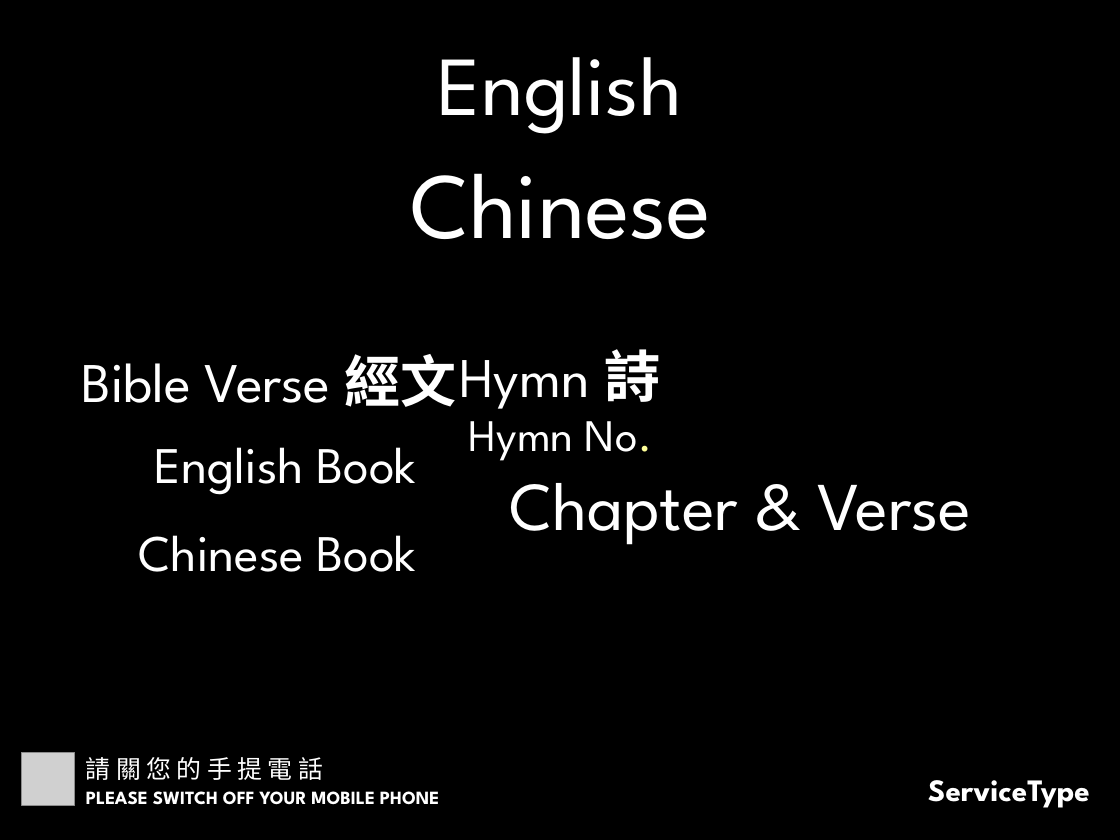
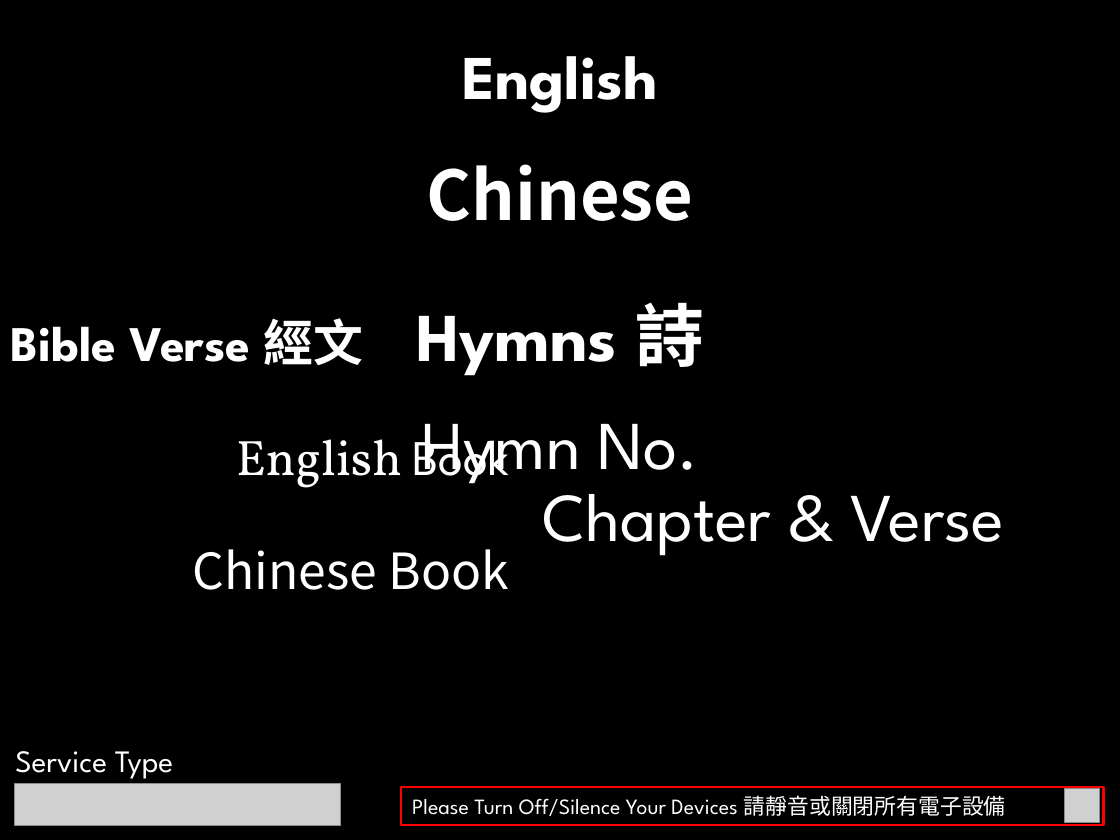
Before and after one commit to calebchanwy/tjc-powerpoint, a slide deck: slide 1 of TJCPowerPoint/Resources/Service4to3.pptx. Drawn at 1120x840 pixels with LibreOffice and Linux fonts; fonts in the diff are those of the drawing; grey boxes stand for pictures. Boxes give left, top, right and bottom in pixels: in the first picture for what was removed or moved away, otherwise in the second. Text is boxed around its words. In the diff, an @@ line names an element or a change of style, - is before the commit and + after.

Commit message:
05/09/22 Hymnal + Chinese Fonts Adjustments

```diff
--- a/TJCPowerPoint/Resources/Service4to3.pptx
+++ b/TJCPowerPoint/Resources/Service4to3.pptx
@@ text "English" at [462, 56, 657, 113]: size 54 to 40 pt, bold on; less space between paragraphs @@
@@ text "Chinese" at [427, 164, 694, 221]: size 60 to 44 pt, font League Spartan to Noto Sans CJK SC, bold on; less space between paragraphs @@
@@ text "Bible Verse 經文": place and size @@
-text "Bible Verse 經文" at [81, 354, 457, 407]
+text "Bible Verse 經文" at [11, 318, 364, 366]
@@ text "Bible Verse 經文" at [11, 318, 364, 366]: size 36 to 32 pt; font League Spartan to Calibri in "經文"; bold on in "Bible Verse"; alignment centre to left; less space between paragraphs @@
@@ text at [416, 302, 703, 376]: text changed; size 36 to 44 pt; bold on @@
-Hymn 詩
+Hymns 詩
@@ text "Hymn No." at [421, 424, 699, 484]: size 29 to 44 pt; text colour #FFFF99 to #FFFFFF in "No."; more space between paragraphs @@
@@ text "English Book": place and size @@
-text "English Book" at [155, 447, 416, 495]
+text "English Book" at [236, 425, 509, 488]
@@ text "English Book" at [236, 425, 509, 488]: size 33 to 32 pt; font League Spartan to Vollkorn in "English" @@
@@ text "Chapter & Verse": place and size @@
-text "Chapter & Verse" at [509, 483, 971, 545]
+text "Chapter & Verse" at [542, 494, 1004, 556]
@@ text "Chinese Book": place and size @@
-text "Chinese Book" at [139, 535, 417, 572]
+text "Chinese Book" at [193, 549, 509, 590]
@@ text "Chinese Book" at [193, 549, 509, 590]: size 33 to 32 pt, font League Spartan to Noto Sans CJK SC @@
@@ text added at [15, 751, 173, 779], 20 pt, text #FFFFFF @@
+Service Type
@@ picture removed at [22, 753, 75, 805] @@
@@ text removed at [86, 757, 323, 780] @@
-請 關 您 的 手 提 電 話
@@ picture added at [15, 784, 340, 827] @@
@@ text removed at [86, 791, 439, 805] @@
-PLEASE SWITCH OFF YOUR MOBILE PHONE
@@ rectangle added at [401, 787, 1103, 825], outline #FF0000 1.5 pt, 14 pt, text #FFFFFF @@
+Please Turn Off/Silence Your Devices 請靜音或關閉所有電子設備
@@ text removed at [928, 780, 1090, 808] @@
-ServiceType
@@ picture added at [1065, 788, 1100, 823] @@
```
Also in this commit, not shown: 4 other slides changed, 3 slides added, 36 other files.
